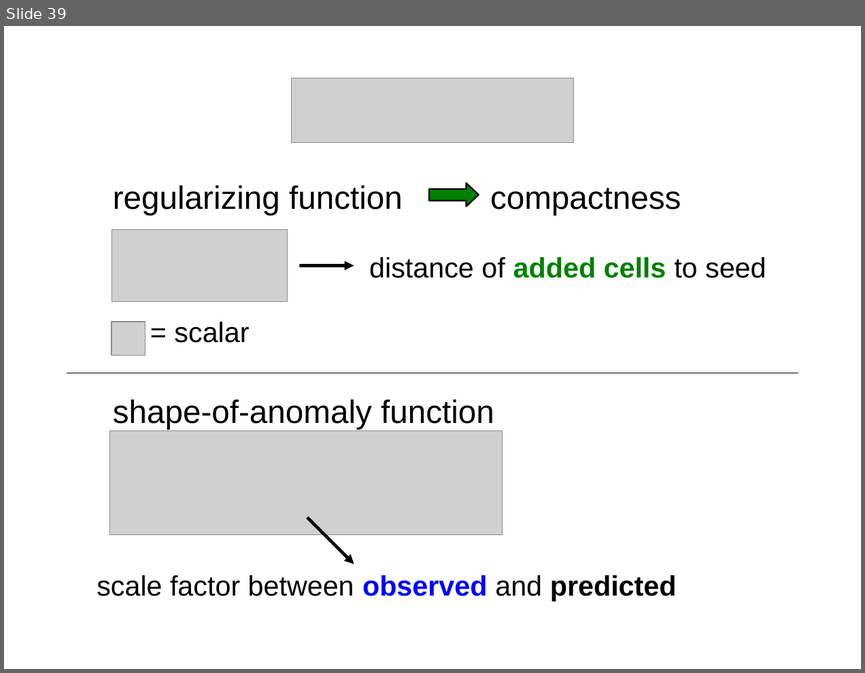
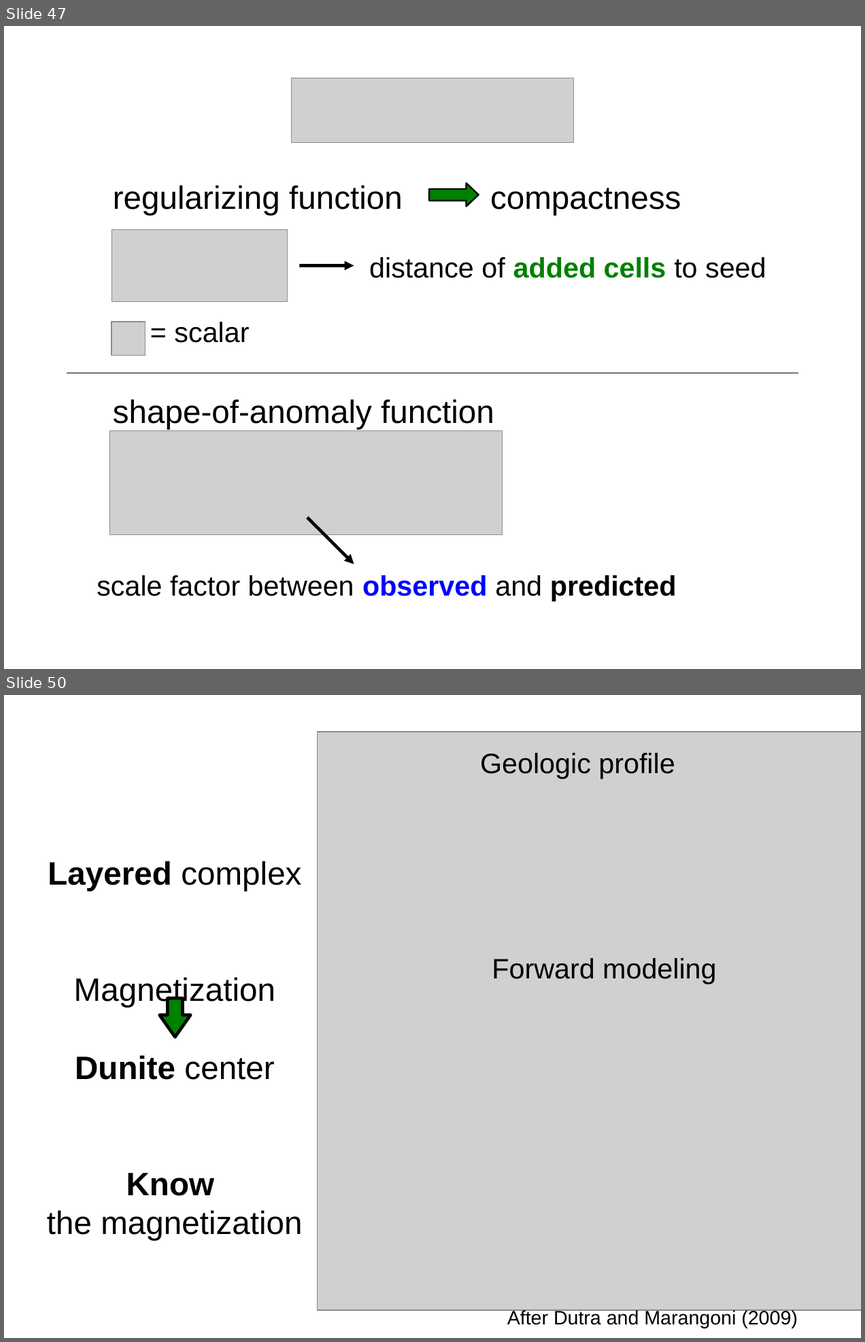
Before and after one commit to leouieda/agu-cancun2013, a slide deck: presentation/uieda_oliveirajr_barbosa.odp. Shown one above the other, each under a label of ours: slide 39 before the commit, slides 47 and 50 after it; the slides between them are not shown. The pictures are 865x673 and 865x1342 pixels, drawn with LibreOffice and Linux fonts; fonts in the diff are those of the drawing; grey boxes stand for pictures. Boxes give left, top, right and bottom in pixels: in the first picture for what was removed or moved away, otherwise in the second. Text is boxed around its words. In the diff, an @@ line names an element or a change of style, - is before the commit and + after.

```diff
--- a/presentation/uieda_oliveirajr_barbosa.odp
+++ b/presentation/uieda_oliveirajr_barbosa.odp
@@ slide 50 added at (4,695,861,1338), background #FFFFFF @@
@@ picture added at (317,732,861,1310) @@
@@ text added at (480,753,674,779), 26 pt, text #000000 @@
+Geologic profile
@@ text added at (47,861,302,1241), 30 pt, text #000000 @@
+Layered complex
+Magnetization
+Dunite center
+Know
+the magnetization
@@ text added at (492,958,716,984), 26 pt, text #000000 @@
+Forward modeling
@@ down arrow added at (160,998,190,1037), fill #008000, outline #000000 2.89 pt @@
@@ text added at (507,1309,798,1328), 18 pt, text #000000 @@
+After Dutra and Marangoni (2009)
@@ what was slide 39 is now slide 47 @@
```
Also in this commit, not shown: 5 slides changed, 30 other slides added, 2 slides removed.
